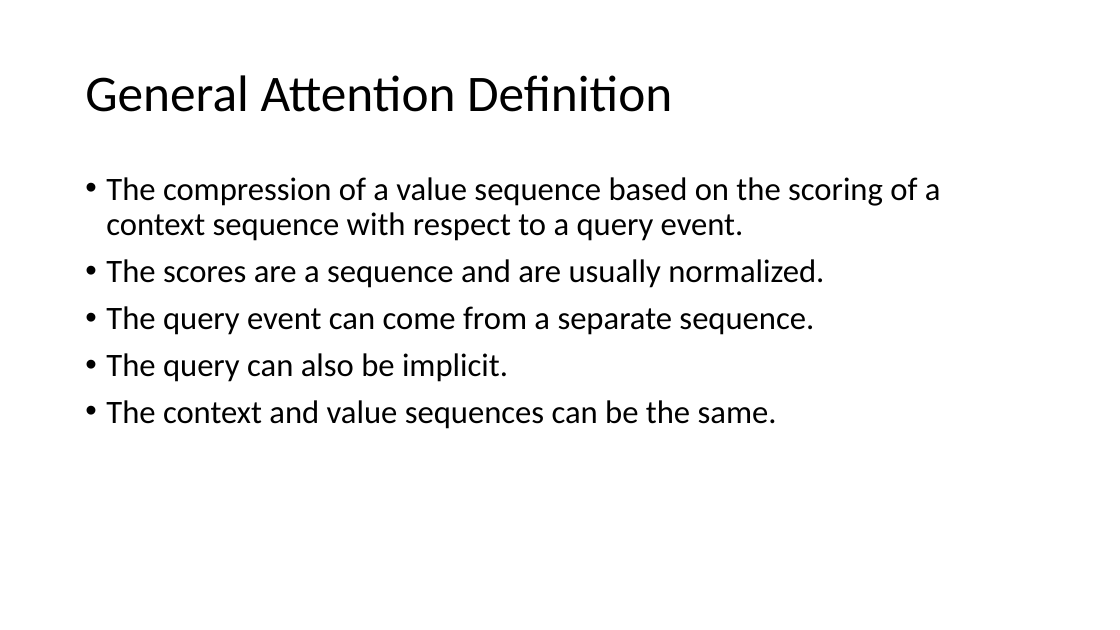
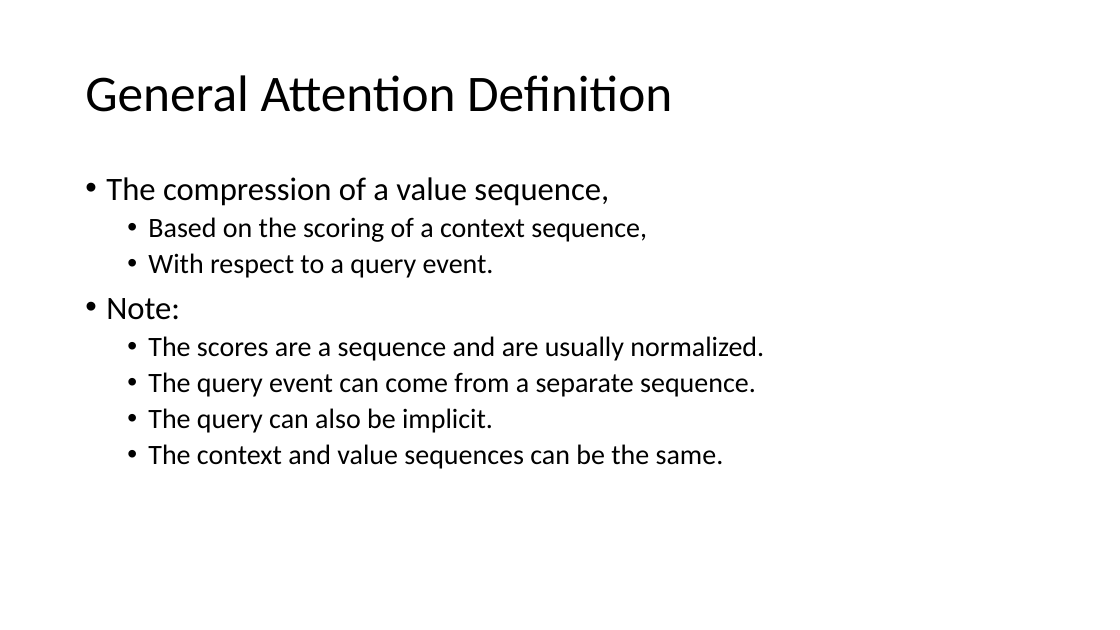
Before and after one commit to clinzy/AttentionModels101, a slide deck: slide 4 of AttentionModels101-DSNashville.pptx. Drawn at 1120x630 pixels with LibreOffice and Linux fonts; fonts in the diff are those of the drawing. Boxes give left, top, right and bottom in pixels: in the first picture for what was removed or moved away, otherwise in the second. Text is boxed around its words. In the diff, an @@ line names an element or a change of style, - is before the commit and + after.

```diff
--- a/AttentionModels101-DSNashville.pptx
+++ b/AttentionModels101-DSNashville.pptx
@@ text at box(106, 177, 647, 320): text changed; size 28 to 24 pt @@
-• The compression of a value sequence based on the scoring of a context sequence with respect to a query event.
+• The compression of a value sequence,
+  • Based on the scoring of a context sequence,
+  • With respect to a query event.
+• Note:
@@ text at box(148, 336, 764, 469): size 28 to 24 pt in "The scores are a sequence and are ...", "The query event can come from a ...", "The query can also be implicit.", "The context and value sequences can be ..."; list level 1 to 2 in "The scores are a sequence ..."; list level 1 to 2 in "The query event can come ..."; list level 1 to 2 in "The query can also be ..."; list level 1 to 2 in "The context and value sequences ..." @@
```
Also in this commit, not shown: 11 other slides changed.
